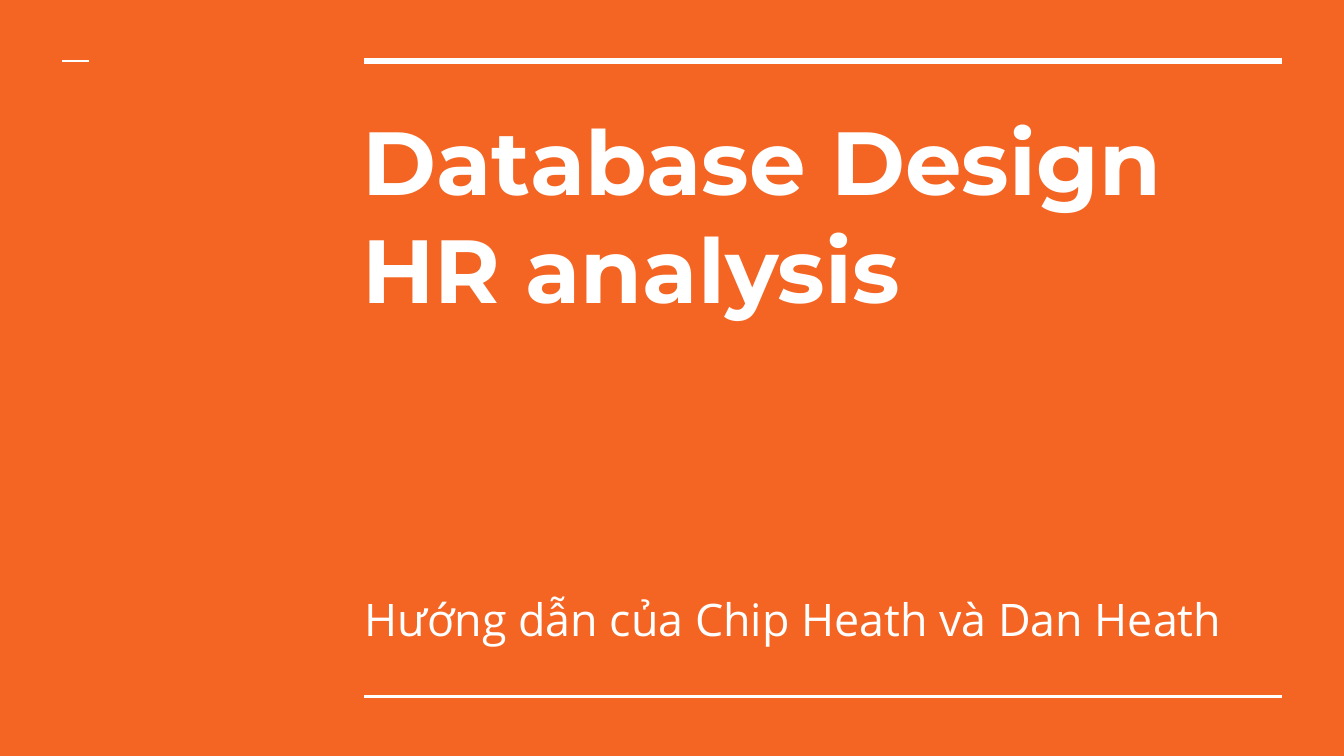
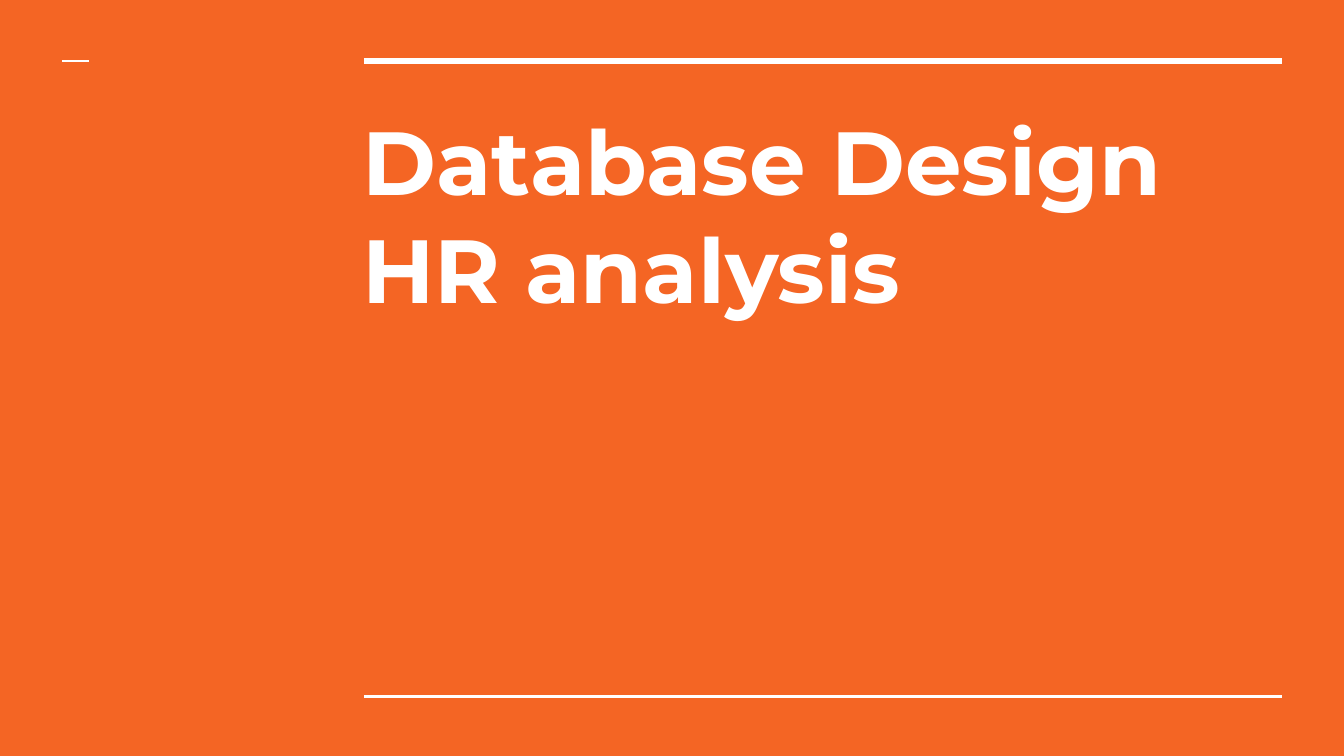
Before and after one commit to d2fLucifer/mentorship, a slide deck: slide 1 of HR_analytics/Presentation/HR.pptx. Drawn at 1344x756 pixels with LibreOffice and Linux fonts; fonts in the diff are those of the drawing. Boxes give left, top, right and bottom in pixels: in the first picture for what was removed or moved away, otherwise in the second. Text is boxed around its words. In the diff, an @@ line names an element or a change of style, - is before the commit and + after.

```diff
--- a/HR_analytics/Presentation/HR.pptx
+++ b/HR_analytics/Presentation/HR.pptx
@@ subtitle removed at (x1=365, y1=596, x2=1221, y2=647) @@
-Hướng dẫn của Chip Heath và Dan Heath
```
Also in this commit, not shown: 4 other slides changed, 1 slide added, 2 slides removed, 4 other files.
